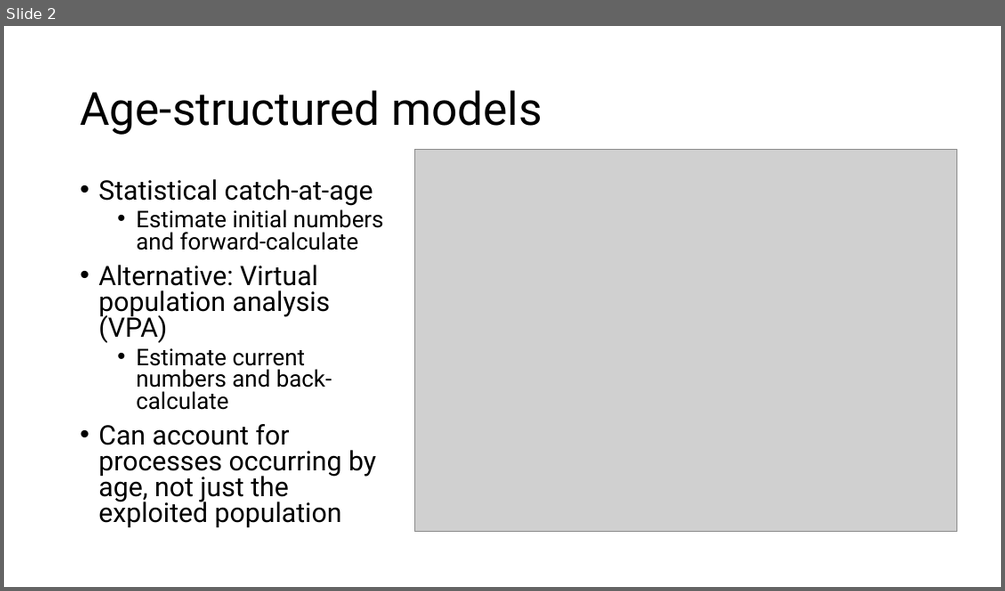
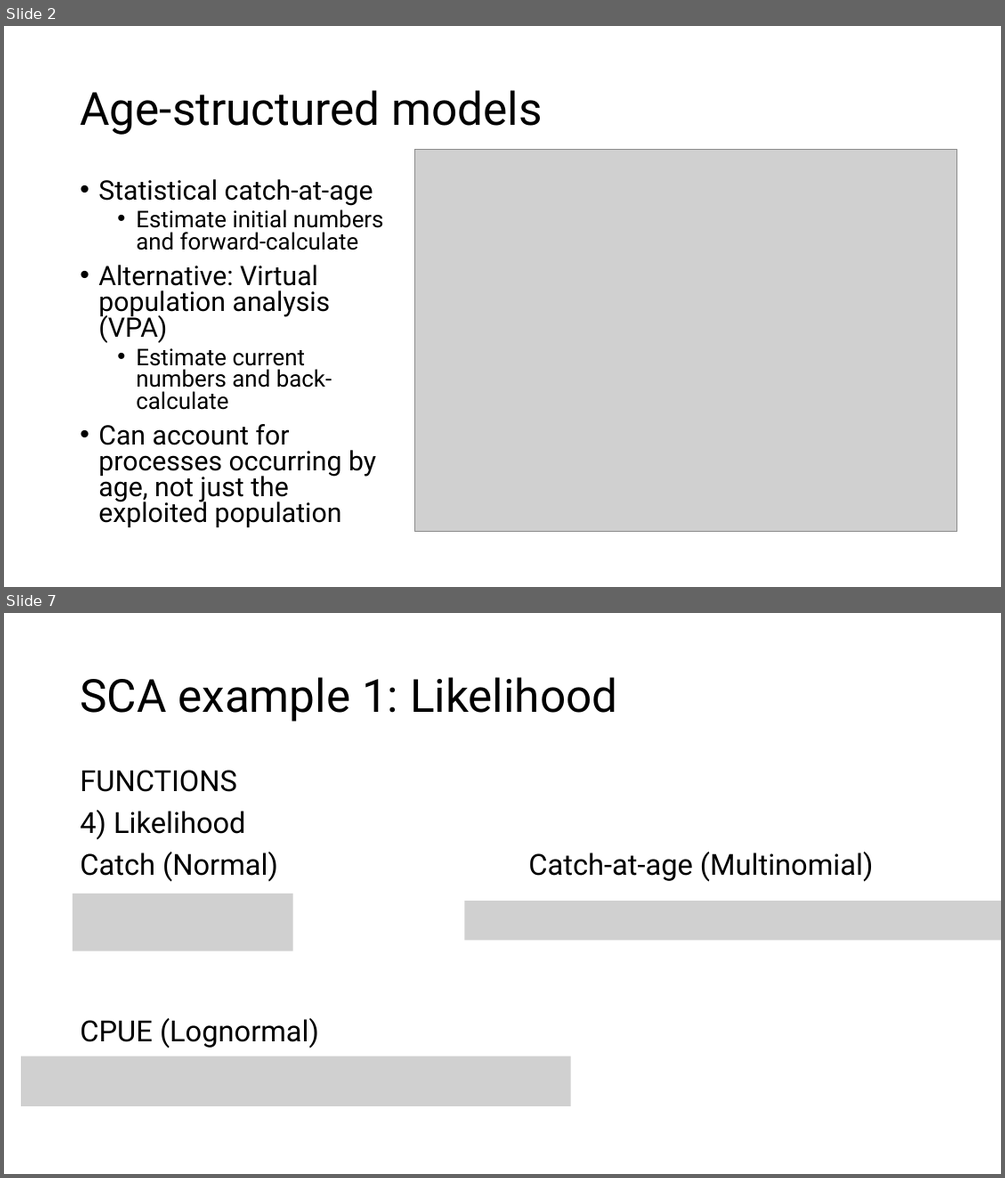
Before and after one commit to merrillrudd/ADMB_course, a slide deck: Day2/2b_Age-structured/Age-structured models.pptx. Shown one above the other, each under a label of ours: slide 2 before the commit, slides 2 and 7 after it; the slides between them are not shown. The pictures are 1005x591 and 1005x1178 pixels, drawn with LibreOffice and Linux fonts; fonts in the diff are those of the drawing; grey boxes stand for pictures. Boxes give left, top, right and bottom in pixels: in the first picture for what was removed or moved away, otherwise in the second. Text is boxed around its words. In the diff, an @@ line names an element or a change of style, - is before the commit and + after.

```diff
--- a/Day2/2b_Age-structured/Age-structured models.pptx
+++ b/Day2/2b_Age-structured/Age-structured models.pptx
@@ slide 7 added at [4, 613, 1001, 1174], background #FFFFFF @@
@@ title added at [80, 677, 617, 722], 44 pt, text #000000 @@
+SCA example 1: Likelihood
@@ text added at [80, 770, 873, 882], 28 pt, text #000000 @@
+FUNCTIONS
+4) Likelihood
+Catch (Normal) Catch-at-age (Multinomial)
+CPUE (Lognormal)
@@ picture added at [73, 893, 293, 951] @@
@@ picture added at [465, 900, 1001, 941] @@
@@ picture added at [21, 1055, 571, 1106] @@
```
Also in this commit, not shown: 3 slides changed, 3 other slides added, 4 slides removed, 20 other files.
